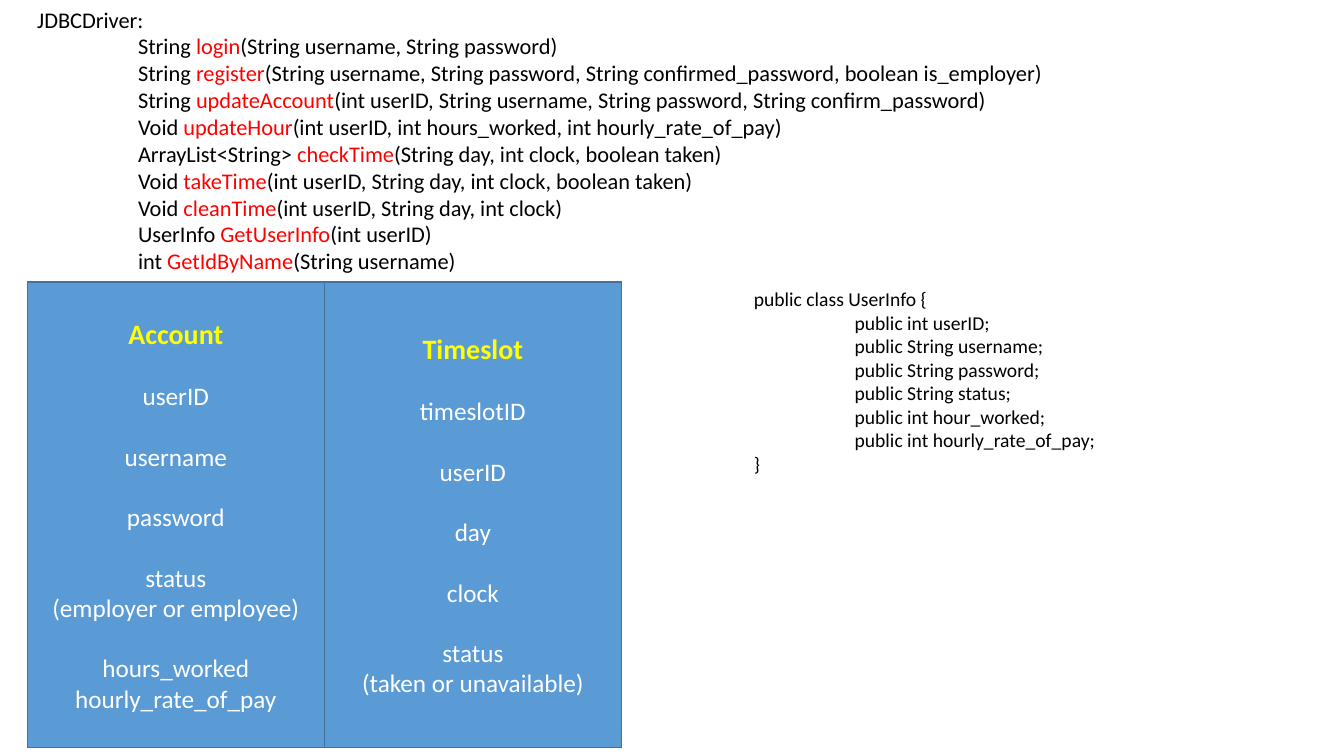
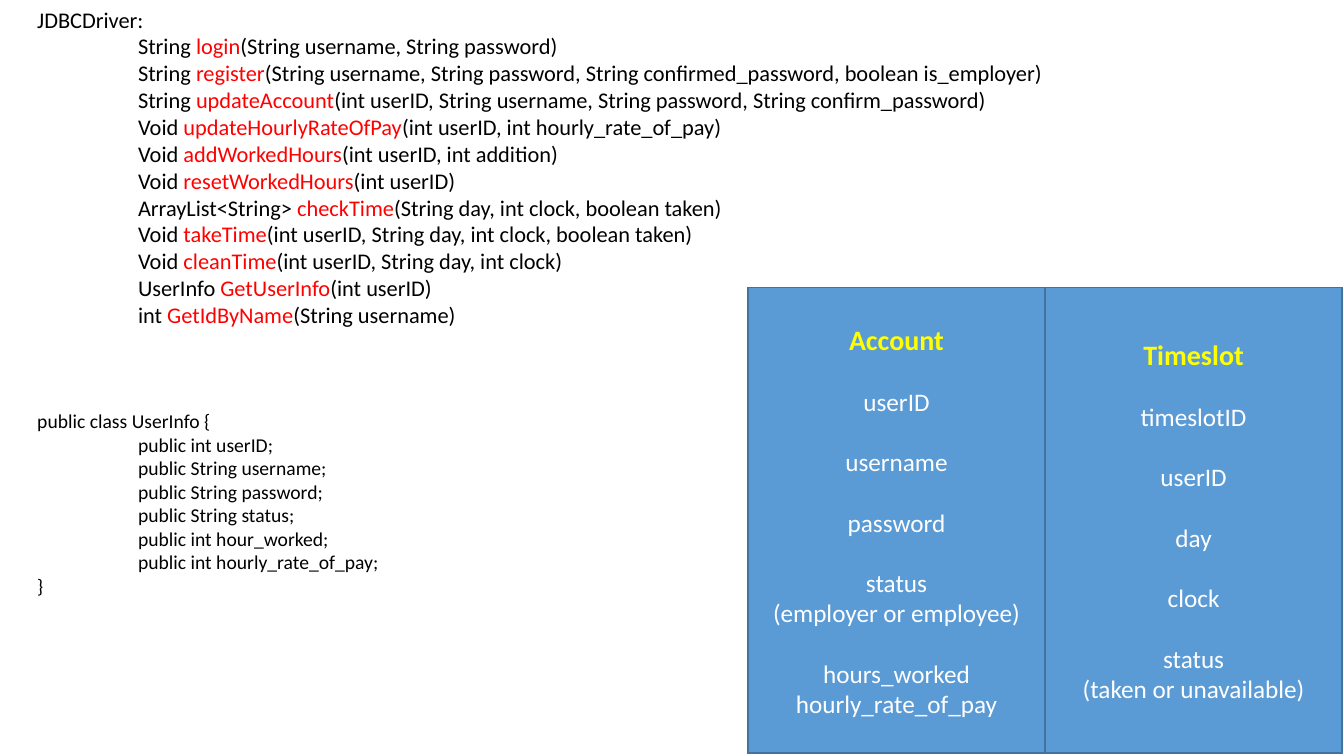
Before and after one commit to rads560/MySCheduler, a slide deck: slide 1 of JDBCDriver/JDBCDriver.pptx. Drawn at 1344x756 pixels with LibreOffice and Linux fonts; fonts in the diff are those of the drawing. Boxes give left, top, right and bottom in pixels: in the first picture for what was removed or moved away, otherwise in the second. Text is boxed around its words. In the diff, an @@ line names an element or a change of style, - is before the commit and + after.

```diff
--- a/JDBCDriver/JDBCDriver.pptx
+++ b/JDBCDriver/JDBCDriver.pptx
@@ text at bbox=[138, 119, 721, 192]: text changed @@
-Void updateHour(int userID, int hours_worked, int hourly_rate_of_pay)
+Void updateHourlyRateOfPay(int userID, int hourly_rate_of_pay)
+Void addWorkedHours(int userID, int addition)
+Void resetWorkedHours(int userID)
@@ rectangle "Account": place and size @@
-rectangle "Account" at bbox=[27, 282, 325, 748]
+rectangle "Account" at bbox=[748, 287, 1046, 753]
@@ rectangle "Timeslot": place and size @@
-rectangle "Timeslot" at bbox=[325, 282, 622, 748]
+rectangle "Timeslot" at bbox=[1046, 287, 1343, 753]
@@ text "public class UserInfo {": place and size @@
-text "public class UserInfo {" at bbox=[754, 292, 1095, 450]
+text "public class UserInfo {" at bbox=[37, 414, 378, 572]
```
Also in this commit, not shown: 5 other files.
